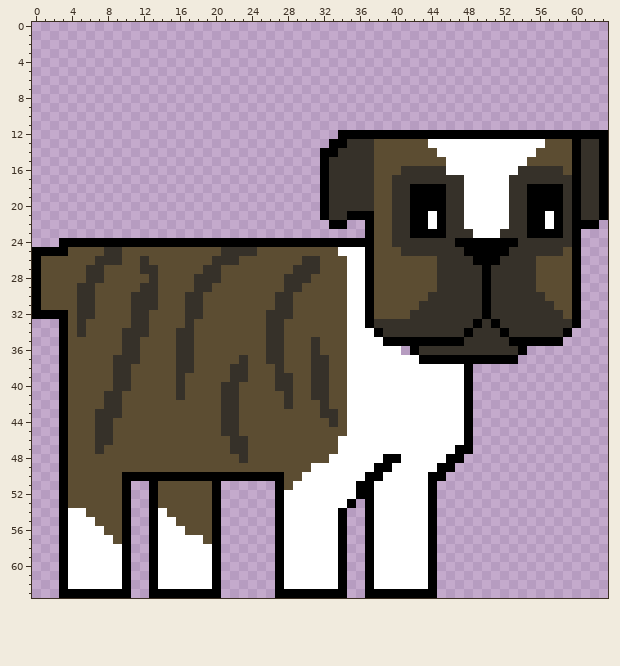
Pixel-art sprite, stored at images/gorduki_0.png. That is the earlier state.
The file is 64x64 pixels.
Once edited:
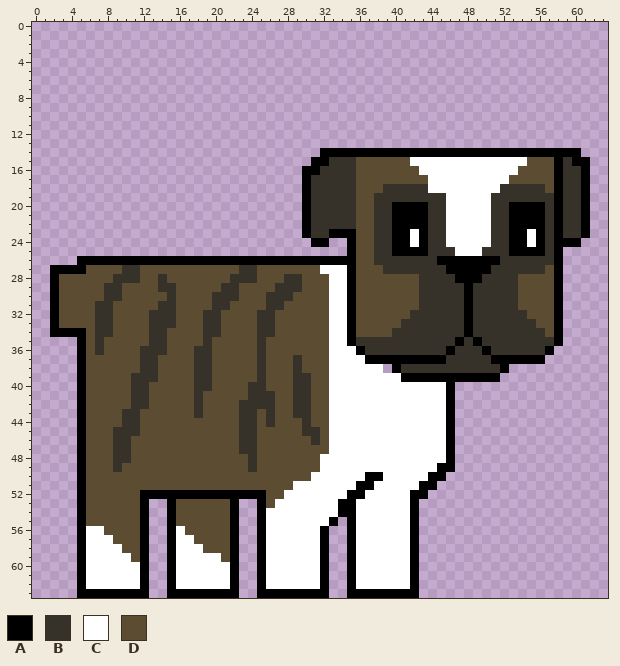
Palette (. is transparent): A #000000  B #363129  C #ffffff  D #5c4d32
Commit message: Improved map collision detection
Diff:
Changed rows in their new state; - is an unchanged pixel.
first column x 0:
12 ----------------------------------..............................
13 ---------------------------------...............................
14 ----------------------------------AAAAAAAAAAAAAAAAAAAAAAAAAA-...
15 -------------------------------A----DD----CCCC------------AB-A..
16 ------------------------------AAB---DD---DDCCC--------DDDDABBA..
17 ------------------------------ABB---DD--DDDDCCCC-----DDDDDA-BA..
18 ------------------------------ABB---DD-B--BBCCCC----B--BBD--BA..
19 ------------------------------ABB---DDBB--BBBBCC---BB--BBB--BA..
20 ------------------------------ABB---DDBBAA--BBCC---BBAA--B--BA..
21 ------------------------------ABB--BDDBBAA--BBCC---BBAA--B--BA..
22 ------------------------------ABBBBBDDBBAA--BBCC---BBAA--B--B-.-
23 ------------------------------ABBAAADDBBAAC-BBCCC--B-AAC-B--BA--
24 ---............................--..-DDBBAACA--CCCCCBB-ACA-AA----
25 ...................................ADDBBAAAA---CCCBBBAAAA-A..---
26 .....AAAAAAAAAAAAAAAAAAAAAAAAAAAAAAADDBBBBBBBAAAA-------BBA..---
27 ..AAAADD--BBDD-----DD--BB----DDDCCCADD-BBBBBB-AAAA------B-A..---
28 ..A---DD-BBB-DB---DDD-BBB-----D--CCADD-----BB--AAAB---DD--A..---
29 ..A--DD-BB--DDBB--DD-BB----B-----CCADD-----BB---A-B---DD--A..---
30 ..A--DD-BB-DDD-B-DD-BBB---B------CCADD-----B----A-B---DDD-A..---
31 ..A--DDBB--DDDBB-DD-BB----B-D----CCADD----------A-B---DDDDA..---
32 ..-D-DDBB--DDBBB-DDBB----B-DD----CCADD----------A-B----DDDA..---
33 --AD-D-BB--DDBBB-D-BB----B-D-----CCADDDDD-------AB-B----DDA..---
34 --A-AA-BB-DDDBB-DD-BB----B-D-----CCADDDD------------B----DA.----
35 ---..A-B--DD-BB-DD-B-----BDD---D-CCABBBBBBBBBBB--A---BBBBB------
36 ---..A-B--DDBBB-DDBB-----BDD---D-CC-ABBBBBB---A---A---BBBA------
37 ---..A---DDDBB--DDBB---D-BDD-B-DDCC--AAAAAA---BBBBB---AAA-------
38 ---..A---DD-BB--DDBB--DD-B-D-B-DDCC----.ABBBBBBBBBBBA-----------
39 ---..A---DDBBB--D-BB--DD-B-DDBBDDCC------AAAAAAA-AAA------------
40 ---..A---DDBB---D-BB-DD-BB-DDBBDDCC-----------A..---------------
41 ---..A--DD-BB---D-B--DD-BBB-DBBDDCC-----------A..---------------
42 ---..A--DD-BB-----B--DDBBBB-DBB-DCC-----------A..---------------
43 ---..A-DDDBB------B--DDBB-B--BB-DCC-----------A..---------------
44 ---..A-DD-BB---------DDBB-B---B--CC-----------A..---------------
45 ---..A-DDBBB---------DDBB-----BB-CC-----------A..---------------
46 ---..A-DDBB-----------D-B------B-C------------A..---------------
47 ---..A-D-BB-----------D-B--------C------------A..---------------
48 ---..A---BB------------DB-------C------CC------.----------------
49 ---..A---B--------------B------D------CC------------------------
50 ---..A----DDDDDDDDDDDDDDDDDD--D---------------------------------
51 ---..A----DDDD------DDDDDDDD---------------A--------------------
52 ---..A----DDA-AAAAAA-AAAAADD-------A-C----AA.-------------------
53 ---..A----DDA..A----DDA--ADC------A-CC----A..-------------------
54 ---..A----DDA..A----DDA--ACC-------ACC----A..-------------------
55 ---..AD---DDA..A----DDA--ACC-----A.ACC----A..-------------------
56 ---..A----DDA..A----DDA--ACC----A..ACC----A..-------------------
57 ---..A----DDA..A--D-DDA--ACC----A..ACC----A..-------------------
58 ---..A----DDA..A---DDDA--ACC----A..ACC----A..-------------------
59 ---..A----CDA..A----CDA--ACC----A..ACC----A..-------------------
60 ---..A----CCA..A----CCA--ACC----A..ACC----A..-------------------
61 ---..A----CCA..A----CCA--ACC----A..ACC----A..-------------------
62 ---..A----CCA..A----CCA--ACC----A..ACC----A..-------------------
63 ---..------AA..------AA--AA------..AA------..-------------------
Where, in picture pixels (left, top, right, bottom), the same in both pictures:
changed: (32, 130, 608, 598)
